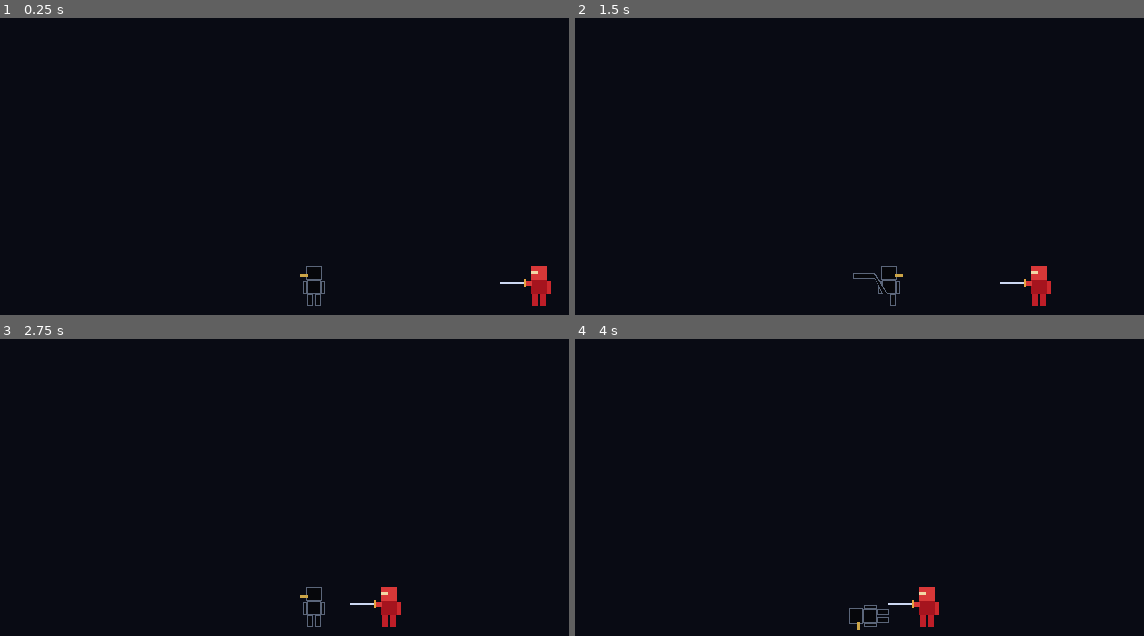
Above: before the commit, frames 1-4 (two rows, left to right).
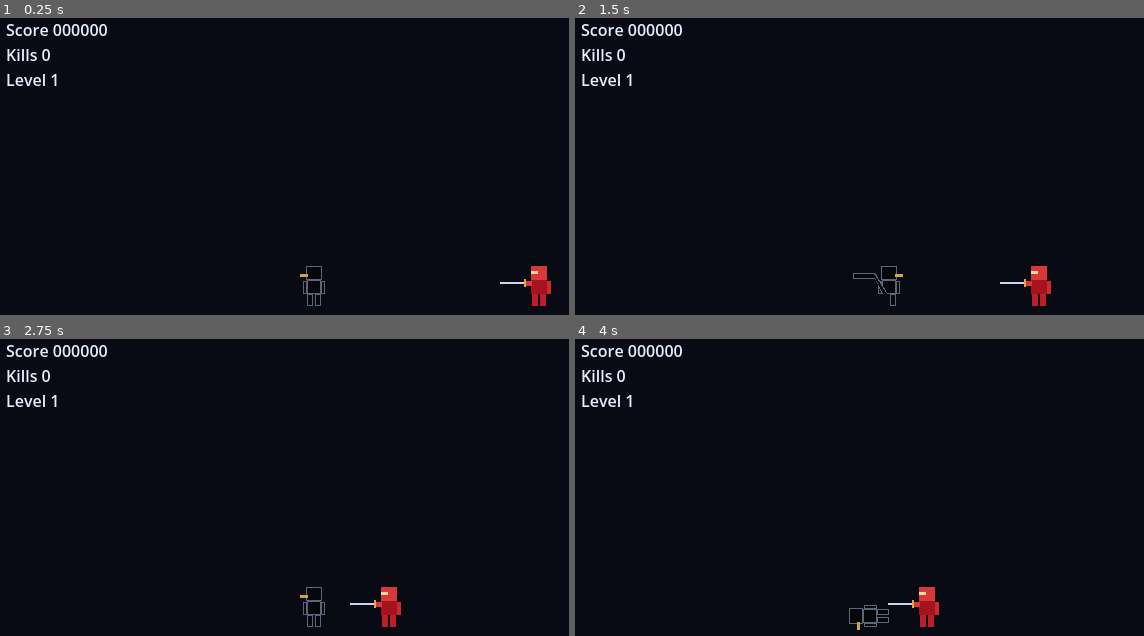
Above: after the commit, the same moments.

Repository: selymax79/Moonfall-Dojo
Game: Godot game, scene res://scenes/main.tscn
The game is run twice, just before and just after one commit, with the same random seed, the same clock (stepped at 60 frames per second) and the same inputs.
Inputs:
- Up to frame 1 (0.25 s): no input
- Up to frame 2 (1.5 s): hold Right (turn_right) 0.53-1.28 s; hold Down (duck) 0.53-1.28 s; tap Up (jump) at 0.77 s; hold Left (turn_left) from 1.28 s (still down); tap X (kick) at 1.35 s
- Up to frame 3 (2.75 s): tap Up (jump) at 1.52 s; release Left (turn_left) at 2.03 s; hold Right (turn_right) from 2.03 s (still down); hold Z (punch) from 2.03 s (still down)
- Up to frame 4 (4 s): release Z (punch) at 2.78 s; tap Down (duck) at 2.85 s; tap Up (jump) at 3.02, 3.77 s; release Right (turn_right) at 3.53 s; hold Left (turn_left) from 3.53 s (still down); hold X (kick) from 3.53 s (still down)

The runs differ from the first frame. In frame 1, 0.7% of the frame differs, in the area x 1-19%, y 2-23%; in frame 2, 0.7%; in frame 3, 0.7%; in frame 4, 0.7%.

Commit message:
Add run HUD scoring and level tracking

Diff:
--- a/scenes/main.tscn
+++ b/scenes/main.tscn
@@ -8,3 +8,34 @@
 
 [node name="Player" parent="." instance=ExtResource("1_player")]
 position = Vector2(320, 300)
+
+[node name="HUD" type="CanvasLayer" parent="."]
+
+[node name="RunStats" type="VBoxContainer" parent="HUD"]
+offset_left = 12.0
+offset_top = 12.0
+offset_right = 172.0
+offset_bottom = 80.0
+mouse_filter = 2
+theme_override_constants/separation = 2
+
+[node name="ScoreLabel" type="Label" parent="HUD/RunStats"]
+layout_mode = 2
+mouse_filter = 2
+theme_override_colors/font_color = Color(0.9, 0.93, 1, 1)
+theme_override_font_sizes/font_size = 16
+text = "Score 000000"
+
+[node name="KillsLabel" type="Label" parent="HUD/RunStats"]
+layout_mode = 2
+mouse_filter = 2
+theme_override_colors/font_color = Color(0.9, 0.93, 1, 1)
+theme_override_font_sizes/font_size = 16
+text = "Kills 0"
+
+[node name="LevelLabel" type="Label" parent="HUD/RunStats"]
+layout_mode = 2
+mouse_filter = 2
+theme_override_colors/font_color = Color(0.9, 0.93, 1, 1)
+theme_override_font_sizes/font_size = 16
+text = "Level 1"
--- a/scripts/main.gd
+++ b/scripts/main.gd
@@ -6,11 +6,19 @@
 const ASSASSIN_START_POSITION := Vector2(560, 300)
 # A brief breathing space after a kill; negative means no spawn is pending.
 const NEXT_SPAWN_DELAY: float = 0.85
+const POINTS_PER_KILL: int = 100
+const HANDLED_THREATS_PER_LEVEL: int = 4
+var score: int = 0
+var kills: int = 0
+var level: int = 1
 var spawn_countdown: float = -1.0
 var active_assassin = null
 var encounter_rng := RandomNumberGenerator.new()
 
 @onready var player = $Player
+@onready var score_label: Label = $HUD/RunStats/ScoreLabel
+@onready var kills_label: Label = $HUD/RunStats/KillsLabel
+@onready var level_label: Label = $HUD/RunStats/LevelLabel
 
 
 ## Randomise before entering the tree so tests can override the seed before the first spawn.
@@ -20,7 +28,15 @@
 
 ## A fresh scene starts a fresh encounter without resetting any existing Player state.
 func _ready() -> void:
+	update_hud()
 	spawn_assassin()
+
+
+## Presentation reads the run counters; minimum padding expands naturally beyond six digits.
+func update_hud() -> void:
+	score_label.text = "Score %06d" % score
+	kills_label.text = "Kills %d" % kills
+	level_label.text = "Level %d" % level
 
 
 ## Temporary development convenience: reload the whole scene, even during actions or death.
@@ -60,6 +76,12 @@
 	# Player hits always resolve first, including simultaneous valid strikes.
 	player.resolve_attack(active_assassin)
 	if active_assassin.is_dead:
+		# Award once here before clearing the reference, independently of deferred node removal.
+		kills += 1
+		score += POINTS_PER_KILL
+		# Kills are all handled threats for now; future dodges can contribute to this total.
+		level = 1 + floori(float(kills) / HANDLED_THREATS_PER_LEVEL)
+		update_hud()
 		# The flag is immediate; queue_free() happens later. Start counting on the next tick.
 		active_assassin = null
 		spawn_countdown = NEXT_SPAWN_DELAY
